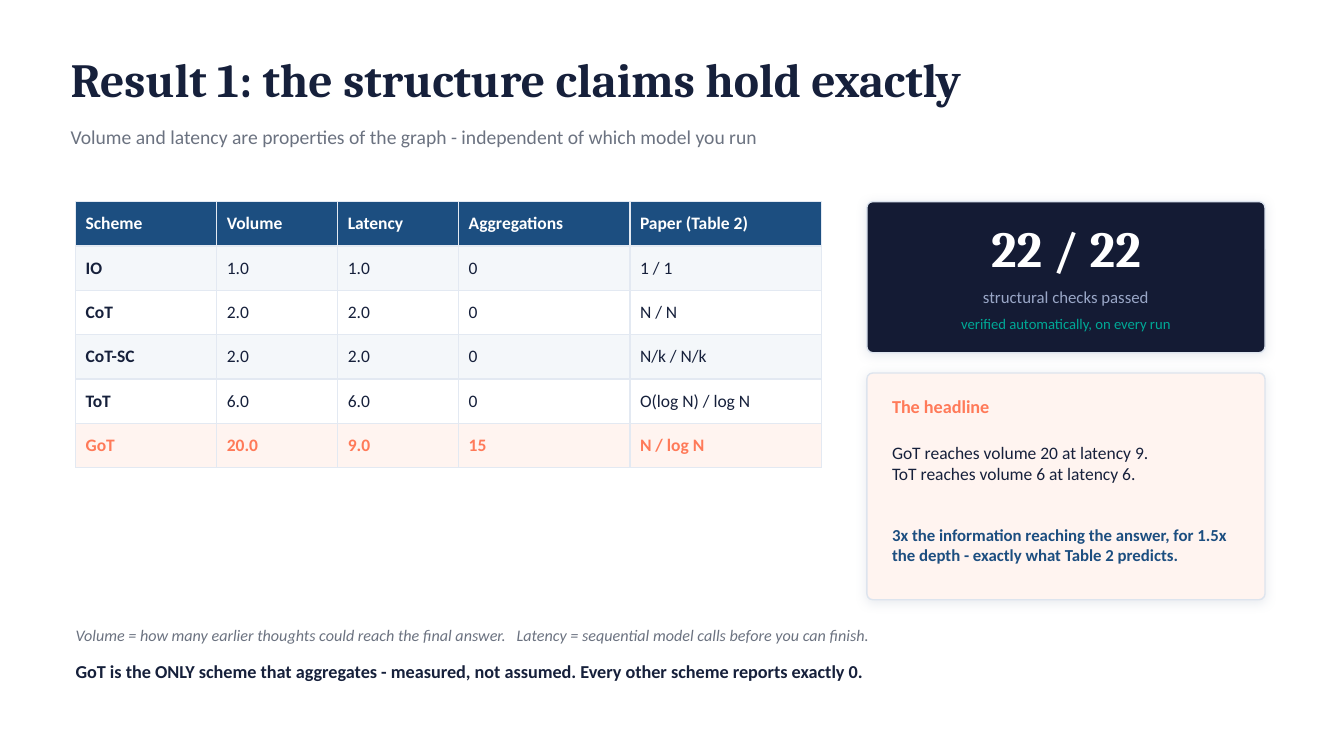
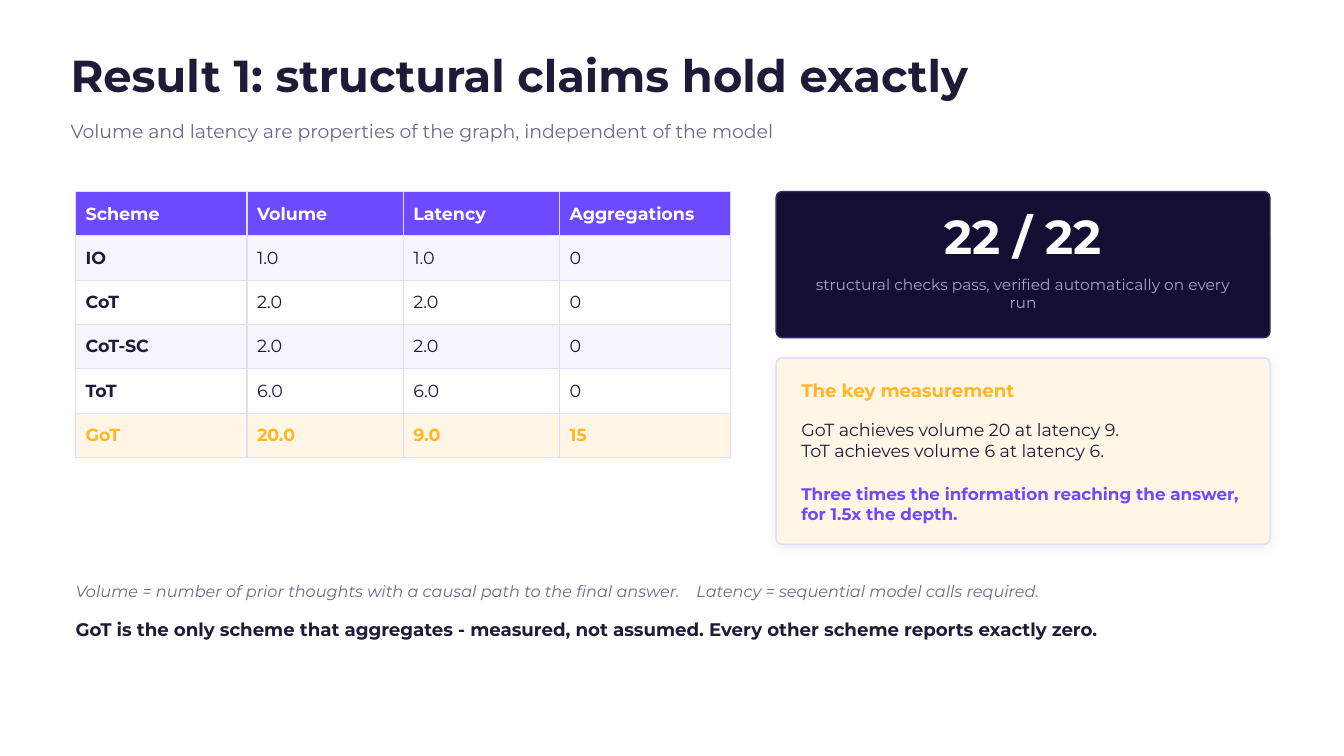
Before and after one commit to TREX4096/Graph_of_Thought, a slide deck: slide 9 of docs/Graph_of_Thoughts_BTP.pptx (slide 8 before the commit). Drawn at 1344x756 pixels with LibreOffice and Linux fonts; fonts in the diff are those of the drawing. Boxes give left, top, right and bottom in pixels: in the first picture for what was removed or moved away, otherwise in the second. Text is boxed around its words. In the diff, an @@ line names an element or a change of style, - is before the commit and + after.

```diff
--- a/docs/Graph_of_Thoughts_BTP.pptx
+++ b/docs/Graph_of_Thoughts_BTP.pptx
@@ text at box(71, 56, 968, 101): text changed; size 34 to 32 pt; font Cambria to Montserrat; text colour #16203B to #1F1A38 @@
-Result 1: the structure claims hold exactly
+Result 1: structural claims hold exactly
@@ text at box(71, 124, 773, 142): text changed; size 14 to 13.5 pt; font Calibri to Montserrat; text colour #6B7280 to #6E6A85 @@
-Volume and latency are properties of the graph - independent of which model you run
+Volume and latency are properties of the graph, independent of the model
@@ table at box(76, 192, 731, 445) @@
-column 5: Paper (Table 2) | 1 / 1 | N / N | N/k / N/k | O(log N) / log N | N / log N
@@ table: place and size @@
-table at box(76, 202, 822, 458)
+table at box(76, 192, 731, 445)
@@ text "22 / 22": place and size @@
-text "22 / 22" at box(991, 233, 1141, 267)
+text "22 / 22" at box(944, 220, 1102, 254)
@@ text "22 / 22" at box(944, 220, 1102, 254): size 36 to 34 pt, font Cambria to Montserrat @@
@@ rounded rectangle: place and size @@
-rounded rectangle at box(867, 202, 1265, 353)
+rounded rectangle at box(776, 192, 1270, 338)
@@ rounded rectangle at box(776, 192, 1270, 338): fill #141B34 to #150E33; outline #DDE4EE 1 pt to #342A63 1 pt; shadow off; proportions changed @@
@@ text at box(816, 278, 1229, 308): text changed; size 10.5 to 11 pt; font Calibri to Montserrat; text colour #00A896 to #A79FCB @@
-verified automatically, on every run
+structural checks pass, verified automatically on every run
@@ text removed at box(983, 291, 1148, 306) @@
-structural checks passed
@@ rounded rectangle: place and size @@
-rounded rectangle at box(867, 373, 1265, 600)
+rounded rectangle at box(776, 358, 1270, 544)
@@ rounded rectangle at box(776, 358, 1270, 544): fill #FFF4F0 to #FFF6E6; outline #DDE4EE 1 pt to #E2DCF6 1 pt; shadow changed; proportions changed @@
@@ text at box(801, 383, 1015, 401): text changed; font Calibri to Montserrat; text colour #FF7A59 to #FFB627 @@
-The headline
+The key measurement
@@ text at box(801, 423, 1119, 461): text changed; font Calibri to Montserrat; text colour #16203B to #1F1A38 @@
-GoT reaches volume 20 at latency 9.
-ToT reaches volume 6 at latency 6.
+GoT achieves volume 20 at latency 9.
+ToT achieves volume 6 at latency 6.
@@ text at box(801, 487, 1238, 524): text changed; font Calibri to Montserrat; text colour #1C4E80 to #6D4AFF @@
-3x the information reaching the answer, for 1.5x the depth - exactly what Table 2 predicts.
+Three times the information reaching the answer, for 1.5x the depth.
@@ text at box(76, 585, 1039, 600): text changed; font Calibri to Montserrat; text colour #6B7280 to #6E6A85 @@
-Volume = how many earlier thoughts could reach the final answer. Latency = sequential model calls before you can finish.
+Volume = number of prior thoughts with a causal path to the final answer. Latency = sequential model calls required.
@@ text at box(76, 621, 1097, 640): text changed; font Calibri to Montserrat; text colour #16203B to #1F1A38 @@
-GoT is the ONLY scheme that aggregates - measured, not assumed. Every other scheme reports exactly 0.
+GoT is the only scheme that aggregates - measured, not assumed. Every other scheme reports exactly zero.
```
Also in this commit, not shown: 7 other slides changed, 6 slides added, 2 slides removed, 1 other file.
